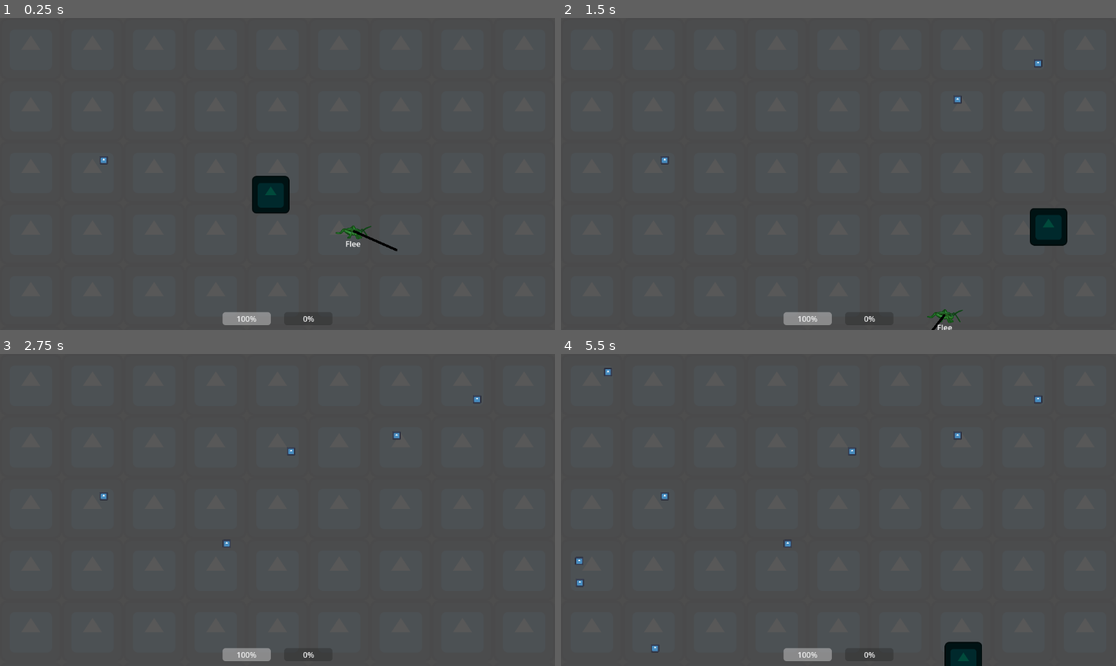
Above: before the commit, frames 1-4 (two rows, left to right).
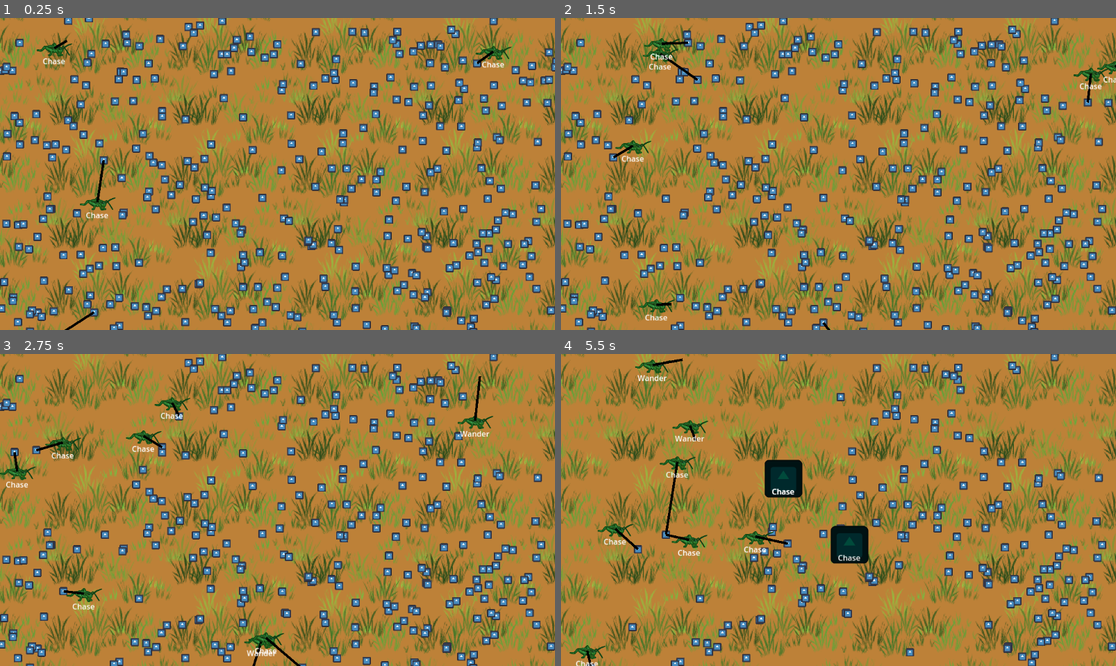
Above: after the commit, the same moments.

Repository: kingjaceo/PredatorPrey
Game: Godot game, scene res://world.tscn
Two runs of this game, one before a commit and one after it. Both use one fixed random seed, a clock stepped at 60 frames per second and the inputs below. The engine's default icon, where the game draws it, is replaced by a stand-in: a white triangle on a blue panel in a dark square.
Inputs:
- Up to frame 1 (0.25 s): no input
- Up to frame 2 (1.5 s): hold D (right) 0.53-1.28 s; hold Shift (dash) 0.53-1.28 s; hold S (down) from 1.28 s (still down); tap Shift (dash) at 1.35 s
- Up to frame 3 (2.75 s): release S (down) at 2.03 s; hold D (right) from 2.03 s (still down); hold Shift (dash) from 2.03 s (still down)
- Up to frame 4 (5.5 s): release D (right) at 2.78 s; release Shift (dash) at 2.78 s; hold W (up) 2.78-3.53 s; tap Shift (dash) at 2.85, 4.35 s; hold Shift (dash) 3.53-4.28 s; hold A (left) 3.53-5.03 s; hold S (down) from 5.03 s (still down); hold Shift (dash) from 5.03 s (still down)

The runs differ from the first frame. In frame 1, 96% of the frame differs, in the area x 0-100%, y 0-100%; in frame 2, 97%; in frame 3, 97%; in frame 4, 98%.

Commit message:
frog and cricket nearly done, spawning done

Diff:
--- a/entities/controller_debugger.gd
+++ b/entities/controller_debugger.gd
@@ -1,6 +1,6 @@
 extends Label
 
-@onready var cricket_controller = $"../CricketController"
+@onready var controller = $"../Controller"
 
 func _process(_delta):
-	text = cricket_controller.current_behavior.name
+	text = controller.current_behavior.name
--- a/entities/cricket.tscn
+++ b/entities/cricket.tscn
@@ -28,29 +28,29 @@
 vision_radius = 200.0
 food_amount = 2.5
 
-[node name="CricketController" type="Node" parent="."]
+[node name="Controller" type="Node" parent="."]
 script = ExtResource("2_p7vml")
 
-[node name="Wander" type="Node" parent="CricketController"]
+[node name="Wander" type="Node" parent="Controller"]
 script = ExtResource("3_wv0m5")
 
-[node name="Debugger" type="Node2D" parent="CricketController/Wander"]
+[node name="Debugger" type="Node2D" parent="Controller/Wander"]
 script = ExtResource("4_cjeak")
 
-[node name="Flee" type="Node" parent="CricketController"]
+[node name="Flee" type="Node" parent="Controller"]
 script = ExtResource("4_7n51w")
 
-[node name="Debugger" type="Node2D" parent="CricketController/Flee"]
+[node name="Debugger" type="Node2D" parent="Controller/Flee"]
 script = ExtResource("5_2yedu")
 
-[node name="Chase" type="Node" parent="CricketController"]
+[node name="Chase" type="Node" parent="Controller"]
 script = ExtResource("6_8xvaf")
 chase_time_s = 10.0
 
-[node name="Debugger" type="Node2D" parent="CricketController/Chase"]
+[node name="Debugger" type="Node2D" parent="Controller/Chase"]
 script = ExtResource("4_cjeak")
 
-[node name="Eat" type="Node" parent="CricketController"]
+[node name="Eat" type="Node" parent="Controller"]
 script = ExtResource("4_m7hgh")
 
 [node name="Sprite2D" type="Sprite2D" parent="."]
@@ -65,7 +65,6 @@
 shape = SubResource("CircleShape2D_kwgtw")
 
 [node name="FoodDetector" type="Area2D" parent="."]
-unique_name_in_owner = true
 collision_layer = 0
 script = ExtResource("10_dio75")
 
@@ -73,10 +72,8 @@
 shape = SubResource("CircleShape2D_uvic4")
 
 [node name="ThreatDetector" type="Area2D" parent="."]
-unique_name_in_owner = true
 collision_layer = 0
 collision_mask = 252
-script = ExtResource("10_dio75")
 
 [node name="CollisionShape2D" type="CollisionShape2D" parent="ThreatDetector"]
 shape = SubResource("CircleShape2D_66fwy")
@@ -95,8 +92,6 @@
 horizontal_alignment = 1
 script = ExtResource("9_e3v6n")
 
-[connection signal="area_entered" from="Body" to="CricketController/Eat" method="_on_trigger"]
-[connection signal="closer_target_detected" from="FoodDetector" to="CricketController/Chase" method="_on_trigger"]
-[connection signal="no_target_detected" from="FoodDetector" to="CricketController/Chase" method="_on_untrigger"]
-[connection signal="closer_target_detected" from="ThreatDetector" to="CricketController/Flee" method="_on_trigger"]
-[connection signal="no_target_detected" from="ThreatDetector" to="CricketController/Flee" method="_on_untrigger"]
+[connection signal="area_entered" from="Body" to="." method="_eat"]
+[connection signal="closer_target_detected" from="FoodDetector" to="Controller/Chase" method="_on_trigger"]
+[connection signal="no_target_detected" from="FoodDetector" to="Controller/Chase" method="_on_untrigger"]
--- a/entities/entity.gd
+++ b/entities/entity.gd
@@ -8,7 +8,7 @@
 
 @export var vision_radius: float = 100
 
-@export var consumption_factor: float = 0.5
+@export var consumption: float = 0.5
 @export var food_amount: float = 1.0
 
 @export var baby_requirement: float = 10.0
@@ -28,6 +28,13 @@
 	if lifetime <= 0:
 		queue_free()
 
+func _eat(trigger: Area2D):
+	var food = trigger.get_parent()
+	baby_progress += food.food_amount
+	lifetime += food.food_amount
+	food.queue_free()
+
+
 func _spawn_baby():
 	baby_progress = 0
 	var baby = duplicate()
--- a/entities/player_controller.gd
+++ b/entities/player_controller.gd
@@ -45,8 +45,3 @@
 		dash_time = 0.0
 	if time_since_last_dash > entity.dash_cooldown_s:
 		can_dash = true
-
-
-func _on_food_detected(area: Area2D):
-	entity.lifetime = entity.max_lifetime
-	area.get_parent().queue_free()
--- a/entities/vision.gd
+++ b/entities/vision.gd
@@ -1,4 +1,3 @@
-@tool
 class_name Vision
 extends Area2D
 
@@ -14,8 +13,6 @@
 	entity = get_parent()
 	area_entered.connect(_on_area_entered)
 	area_exited.connect(_on_area_exited)
-
-func _process(_delta):
 	collision_shape.shape.radius = entity.vision_radius
 
 
--- a/frog_controller.tscn
+++ b/frog_controller.tscn
@@ -1,9 +1,8 @@
-[gd_scene load_steps=5 format=3 uid="uid://6djvyq44gdsm"]
+[gd_scene load_steps=4 format=3 uid="uid://6djvyq44gdsm"]
 
 [ext_resource type="Script" path="res://objects/AIController.gd" id="1_c5nfm"]
 [ext_resource type="Script" path="res://objects/wander.gd" id="2_sx3h7"]
 [ext_resource type="Script" path="res://objects/chase.gd" id="3_ymmdj"]
-[ext_resource type="Script" path="res://objects/eat.gd" id="4_shbri"]
 
 [node name="FrogController" type="Node"]
 script = ExtResource("1_c5nfm")
@@ -13,6 +12,3 @@
 
 [node name="Chase" type="Node" parent="."]
 script = ExtResource("3_ymmdj")
-
-[node name="Eat" type="Node" parent="."]
-script = ExtResource("4_shbri")
--- a/objects/frog.tscn
+++ b/objects/frog.tscn
@@ -1,9 +1,10 @@
-[gd_scene load_steps=8 format=3 uid="uid://4affcnfwqt23"]
+[gd_scene load_steps=9 format=3 uid="uid://4affcnfwqt23"]
 
 [ext_resource type="Script" path="res://entities/entity.gd" id="1_tyo1j"]
-[ext_resource type="PackedScene" uid="uid://d15l7647iimo5" path="res://player_controller.tscn" id="2_4p1q3"]
+[ext_resource type="PackedScene" uid="uid://6djvyq44gdsm" path="res://frog_controller.tscn" id="2_bp0gq"]
 [ext_resource type="Texture2D" uid="uid://c4hluuy7aj8jl" path="res://icon.svg" id="3_js041"]
 [ext_resource type="Script" path="res://entities/vision.gd" id="4_1myky"]
+[ext_resource type="Script" path="res://entities/controller_debugger.gd" id="5_2vlix"]
 
 [sub_resource type="CircleShape2D" id="CircleShape2D_ihvhq"]
 radius = 59.0762
@@ -19,7 +20,10 @@
 wander_speed = 600.0
 dash_speed = 600.0
 dash_length_s = 10.0
+vision_radius = 600.0
 food_amount = 10.0
+
+[node name="Controller" parent="." instance=ExtResource("2_bp0gq")]
 
 [node name="Sprite2D" type="Sprite2D" parent="."]
 modulate = Color(0, 0.290196, 0.231373, 1)
@@ -49,4 +53,22 @@
 [node name="CollisionShape2D" type="CollisionShape2D" parent="ThreatDetector"]
 shape = SubResource("CircleShape2D_o7fjc")
 
-[node name="PlayerController" parent="." instance=ExtResource("2_4p1q3")]
+[node name="Debugger" type="Label" parent="."]
+z_index = 2
+anchors_preset = 5
+anchor_left = 0.5
+anchor_right = 0.5
+offset_left = -40.0
+offset_top = 15.0
+offset_right = 40.0
+offset_bottom = 38.0
+grow_horizontal = 2
+text = "BEHAVIOR"
+horizontal_alignment = 1
+script = ExtResource("5_2vlix")
+
+[connection signal="area_entered" from="Body" to="." method="_eat"]
+[connection signal="closer_target_detected" from="FoodDetector" to="Controller/Chase" method="_on_trigger"]
+[connection signal="no_target_detected" from="FoodDetector" to="Controller/Chase" method="_on_untrigger"]
+
+[editable path="Controller"]
--- a/objects/wander.gd
+++ b/objects/wander.gd
@@ -3,7 +3,7 @@
 
 @export var wander_distance: float = 100
 var destination: Vector2
-@export var tolerance: float = 1
+@export var tolerance: float = 10
 
 
 func _ready():
--- a/spawner.gd
+++ b/spawner.gd
@@ -5,11 +5,16 @@
 @export var time_between_spawns_s: float = 2
 @export var max_y: float
 @export var max_x: float
+@export var initial_population: int = 0
 
 func _ready():
+	for i in range(initial_population):
+		_spawn_new_scene()
+	if time_between_spawns_s <= 0:
+		return
 	while true:
+		await get_tree().create_timer(time_between_spawns_s).timeout
 		_spawn_new_scene()
-		await get_tree().create_timer(time_between_spawns_s).timeout
 
 
 func _spawn_new_scene():
--- a/world.tscn
+++ b/world.tscn
@@ -1,6 +1,6 @@
 [gd_scene load_steps=6 format=3 uid="uid://b7xmp3h05tndc"]
 
-[ext_resource type="Texture2D" uid="uid://c4hluuy7aj8jl" path="res://icon.svg" id="1_f768u"]
+[ext_resource type="Texture2D" uid="uid://bt13rb4d1ufs6" path="res://Grass tile.png" id="1_smrne"]
 [ext_resource type="PackedScene" uid="uid://bxvkkdce3ffhv" path="res://entities/cricket.tscn" id="2_ul88c"]
 [ext_resource type="PackedScene" uid="uid://bsebbdh5hyqsm" path="res://objects/seed.tscn" id="3_k57fr"]
 [ext_resource type="PackedScene" uid="uid://4affcnfwqt23" path="res://objects/frog.tscn" id="4_5l7vc"]
@@ -12,25 +12,34 @@
 layer = -1
 
 [node name="TextureRect" type="TextureRect" parent="Background"]
-modulate = Color(1, 1, 1, 0.0666667)
 anchors_preset = 15
 anchor_right = 1.0
 anchor_bottom = 1.0
 grow_horizontal = 2
 grow_vertical = 2
-texture = ExtResource("1_f768u")
+texture = ExtResource("1_smrne")
 stretch_mode = 1
-
-[node name="Frog" parent="." instance=ExtResource("4_5l7vc")]
-position = Vector2(562, 367)
-wander_speed = 200.0
-
-[node name="Cricket" parent="." instance=ExtResource("2_ul88c")]
-position = Vector2(687, 423)
 
 [node name="SeedSpawner" type="Node" parent="."]
 script = ExtResource("4_cimsb")
 scene = ExtResource("3_k57fr")
-time_between_spawns_s = 0.2
+time_between_spawns_s = 0.1
 max_y = 1200.0
 max_x = 1900.0
+initial_population = 1000
+
+[node name="CricketSpawner" type="Node" parent="."]
+script = ExtResource("4_cimsb")
+scene = ExtResource("2_ul88c")
+time_between_spawns_s = 0.0
+max_y = 1200.0
+max_x = 1900.0
+initial_population = 10
+
+[node name="FrogSpawner" type="Node" parent="."]
+script = ExtResource("4_cimsb")
+scene = ExtResource("4_5l7vc")
+time_between_spawns_s = 0.0
+max_y = 1200.0
+max_x = 1900.0
+initial_population = 1
Not shown, added: Grass tile.png.import
